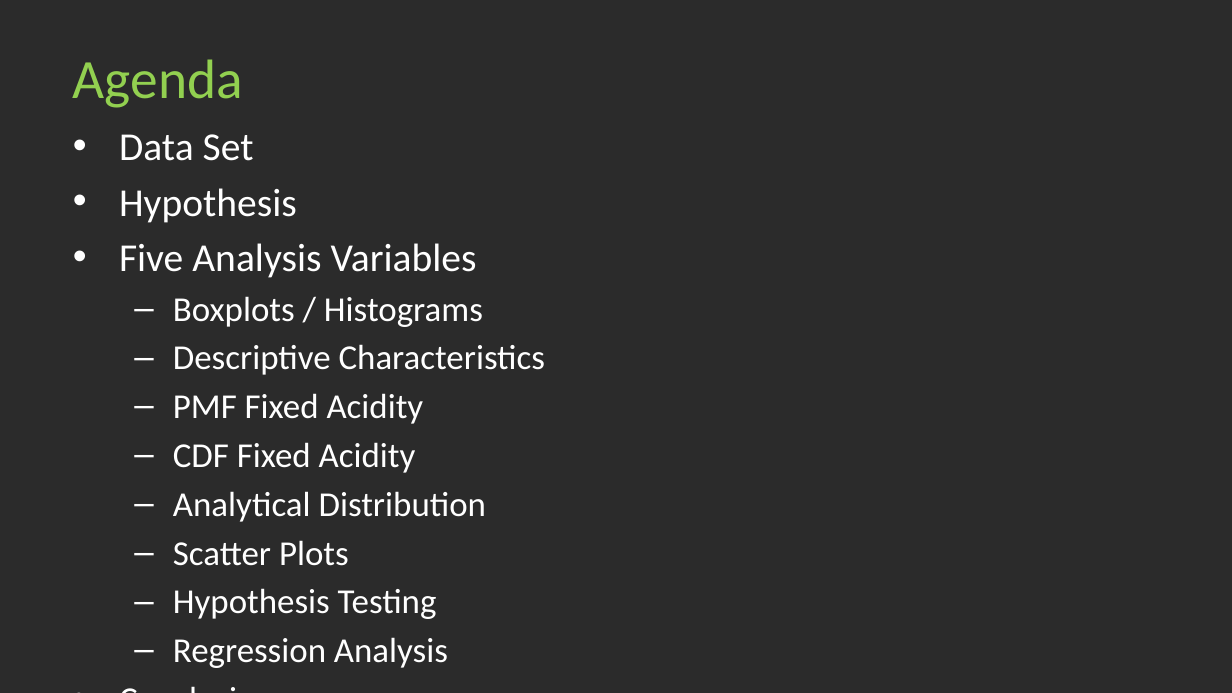
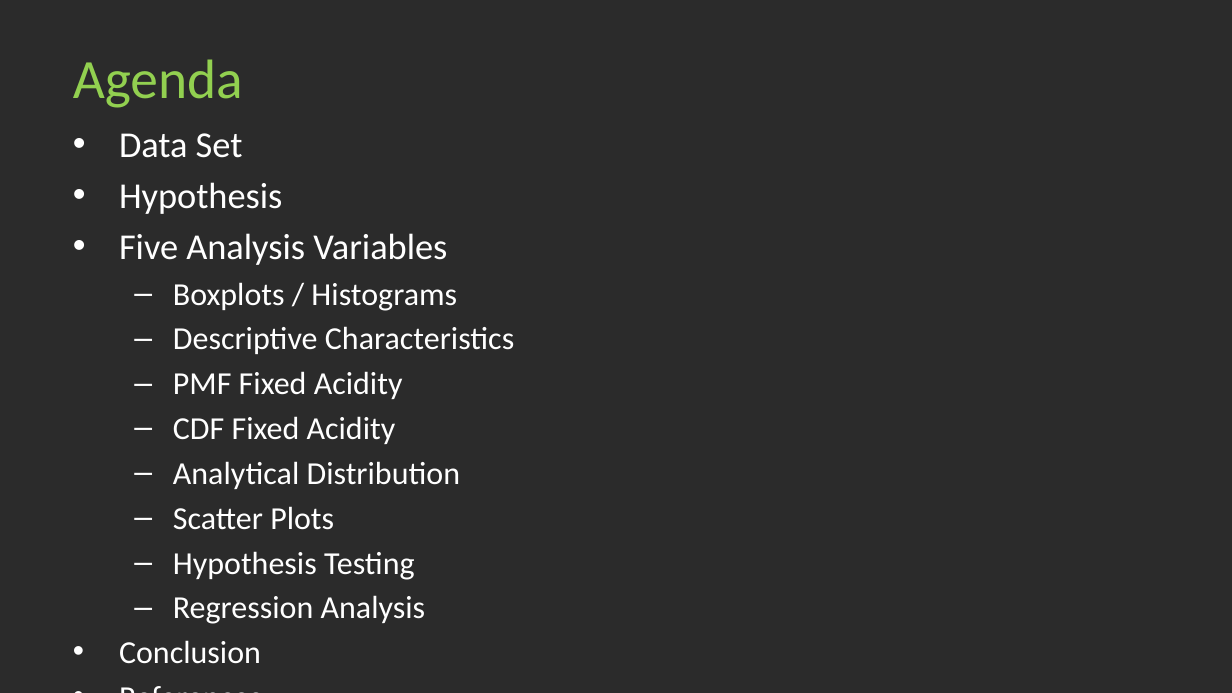
Before and after one commit to tlferrill/Ferrill_DSC530, a slide deck: slide 2 of DSC530_Final_T_Ferrill.pptx. Drawn at 1232x693 pixels with LibreOffice and Linux fonts; fonts in the diff are those of the drawing; background and template pictures are left out; a plain dark background stands for a picture behind light text. Boxes give left, top, right and bottom in pixels: in the first picture for what was removed or moved away, otherwise in the second. Text is boxed around its words. In the diff, an @@ line names an element or a change of style, - is before the commit and + after.

```diff
--- a/DSC530_Final_T_Ferrill.pptx
+++ b/DSC530_Final_T_Ferrill.pptx
@@ text at (119, 133, 514, 664): paragraph added @@
+• References
@@ text at (119, 133, 514, 664): size 23.1 to 21.2 pt in "Data Set", "Hypothesis", "Five Analysis Variables"; size 20.4 to 18.7 pt in "Boxplots / Histograms", "Descriptive Characteristics", "PMF Fixed Acidity", "CDF Fixed Acidity" and 5 more places @@
```
Also in this commit, not shown: 1 other file.
